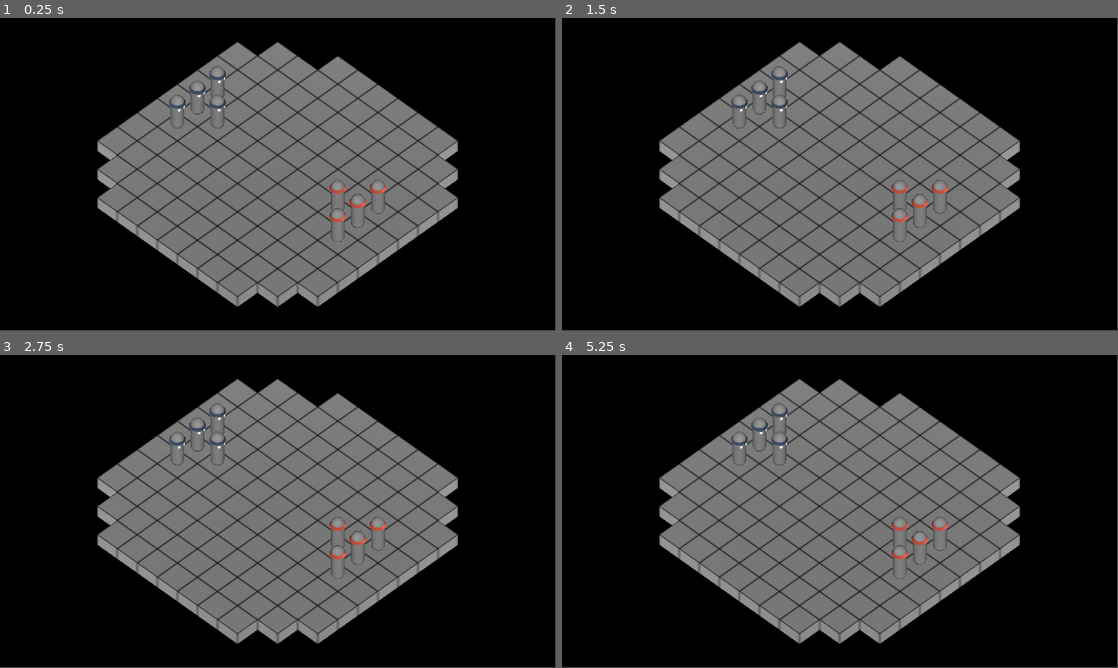
Above: before the commit, frames 1-4 (two rows, left to right).
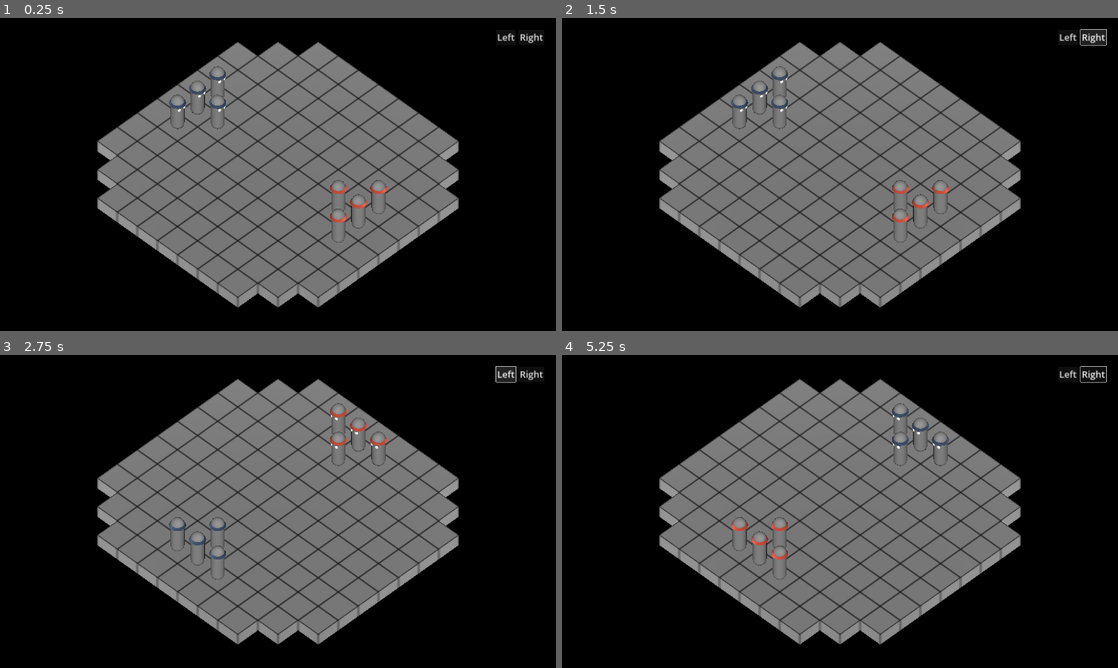
Above: after the commit, the same moments.

Repository: telmotrooper/meagre-tactics
Game: Godot game, scene res://main.tscn
Two runs of this game, one before a commit and one after it. Both use one fixed random seed, a clock stepped at 60 frames per second and the inputs below.
Inputs (mouse positions are in pixels of both pictures, inside the frame that each line leads up to):
- Up to frame 1 (0.25 s): no input
- Up to frame 2 (1.5 s): click (1067, 36) at 0.5 s, where only the run after the commit has a clickable "Left"; click (1090, 36) at 1.25 s, where only the run after the commit has a clickable "Right"
- Up to frame 3 (2.75 s): click (505, 373) at 2 s, where only the run after the commit has a clickable "Left"
- Up to frame 4 (5.25 s): click (1090, 373) at 2.75 s, where only the run after the commit has a clickable "Right"; click (1067, 373) at 3.5 s, where only the run after the commit has a clickable "Left"; click (1090, 373) at 4.25 s, where only the run after the commit has a clickable "Right"; tap Enter at 5 s; move the mouse to (962, 495) at 5.02 s; click (962, 495) at 5.17 s
In our replay, the window is 799x449 before the commit and 800x450 after it. These sizes can differ from the game's own. Grey fills any space a smaller window leaves; there, only what the larger window draws over its background counts as a difference.

The runs differ from the first frame. In frame 1, 2.9% of the frame differs, in the area x 17-98%, y 4-93%; in frame 2, 3.1%; in frame 3, 4.4%, in the area x 17-98%, y 3-93%; in frame 4, 4.3%.

Commit message:
camera can be rotated from ui (#6)
* added 'get_neighboring_tiles'

* added 'walk_to'

* added initial UI structure

* reorganizing directory structure

* added a camera pivot

* fixed missing tile in board

* camera can be rotated from ui

* switched stretch mode to 'canvas_items'

* font size and hboxcontainer separation defined

Diff:
--- a/board.tscn
+++ b/board.tscn
@@ -1,10 +1,11 @@
 [gd_scene load_steps=2 format=3 uid="uid://c7ss0ckdihwsf"]
 
-[ext_resource type="PackedScene" uid="uid://cys55hkbt2xbd" path="res://tiles/tile.tscn" id="1_ymon7"]
+[ext_resource type="PackedScene" uid="uid://cys55hkbt2xbd" path="res://tile/tile.tscn" id="1_ymon7"]
 
 [node name="Board" type="Node3D"]
 
 [node name="Tile" parent="." instance=ExtResource("1_ymon7")]
+transform = Transform3D(1, 0, 0, 0, 1, 0, 0, 0, 1, -3, 0, -5)
 
 [node name="Tile2" parent="." instance=ExtResource("1_ymon7")]
 transform = Transform3D(1, 0, 0, 0, 1, 0, 0, 0, 1, -2, 0, -5)
--- /dev/null
+++ b/camera_pivot.gd
@@ -0,0 +1,4 @@
+extends Node3D
+
+func rotate_camera(degrees: float) -> void:
+	rotation_degrees.y += degrees
--- a/main.tscn
+++ b/main.tscn
@@ -1,7 +1,8 @@
-[gd_scene load_steps=4 format=3 uid="uid://cm7b76vakvonu"]
+[gd_scene load_steps=5 format=3 uid="uid://cm7b76vakvonu"]
 
 [ext_resource type="PackedScene" uid="uid://c7ss0ckdihwsf" path="res://board.tscn" id="1_655q7"]
 [ext_resource type="PackedScene" uid="uid://bfr6ahl1msuvj" path="res://piece/piece.tscn" id="2_6erff"]
+[ext_resource type="Script" path="res://camera_pivot.gd" id="3_6mpia"]
 
 [sub_resource type="Environment" id="Environment_loftu"]
 background_mode = 1
@@ -42,13 +43,50 @@
 transform = Transform3D(1.31134e-07, 0, -1, 0, 1, 0, 1, 0, 1.31134e-07, 4, 1, -1)
 color = "red"
 
-[node name="Camera3D" type="Camera3D" parent="."]
+[node name="CameraPivot" type="Node3D" parent="."]
+script = ExtResource("3_6mpia")
+
+[node name="Camera3D" type="Camera3D" parent="CameraPivot"]
 transform = Transform3D(0.707107, -0.5, 0.5, 0, 0.707107, 0.707107, -0.707107, -0.5, 0.5, 3, 4.25, 3)
 projection = 1
 size = 11.0
 
-[node name="DirectionalLight3D" type="DirectionalLight3D" parent="."]
-transform = Transform3D(0.707107, -0.5, 0.5, 0, 0.707107, 0.707107, -0.707107, -0.5, 0.5, 0, 0, 0)
+[node name="DirectionalLight3D" type="DirectionalLight3D" parent="CameraPivot"]
+transform = Transform3D(0.707107, -0.5, 0.5, 0, 0.707107, 0.707107, -0.707107, -0.5, 0.5, 4, 5, 4)
 
 [node name="WorldEnvironment" type="WorldEnvironment" parent="."]
 environment = SubResource("Environment_loftu")
+
+[node name="Control" type="Control" parent="."]
+layout_mode = 3
+anchors_preset = 15
+anchor_right = 1.0
+anchor_bottom = 1.0
+grow_horizontal = 2
+grow_vertical = 2
+mouse_filter = 2
+
+[node name="MarginContainer" type="MarginContainer" parent="Control"]
+layout_mode = 1
+anchors_preset = 15
+anchor_right = 1.0
+anchor_bottom = 1.0
+grow_horizontal = 2
+grow_vertical = 2
+mouse_filter = 2
+
+[node name="HBoxContainer" type="HBoxContainer" parent="Control/MarginContainer"]
+layout_mode = 2
+size_flags_horizontal = 8
+size_flags_vertical = 0
+
+[node name="LeftButton" type="Button" parent="Control/MarginContainer/HBoxContainer"]
+layout_mode = 2
+text = "Left"
+
+[node name="RightButton" type="Button" parent="Control/MarginContainer/HBoxContainer"]
+layout_mode = 2
+text = "Right"
+
+[connection signal="pressed" from="Control/MarginContainer/HBoxContainer/LeftButton" to="CameraPivot" method="rotate_camera" binds= [-90.0]]
+[connection signal="pressed" from="Control/MarginContainer/HBoxContainer/RightButton" to="CameraPivot" method="rotate_camera" binds= [90.0]]
--- a/piece/piece.gd
+++ b/piece/piece.gd
@@ -12,3 +12,6 @@
 		$Headband.set_surface_override_material(0, blue_material)
 	elif color == "red":
 		$Headband.set_surface_override_material(0, red_material)
+
+func walk_to(tile: Tile) -> void:
+	print("%s walk to %s" % [name, tile])
--- a/piece/piece.tscn
+++ b/piece/piece.tscn
@@ -1,8 +1,8 @@
 [gd_scene load_steps=9 format=3 uid="uid://bfr6ahl1msuvj"]
 
 [ext_resource type="Script" path="res://piece/piece.gd" id="1_yopb6"]
-[ext_resource type="Material" uid="uid://bmo1xfx2vluua" path="res://piece/red_material.tres" id="2_52lg3"]
-[ext_resource type="Material" uid="uid://buqakypy8cde" path="res://piece/blue_material.tres" id="2_ov4dn"]
+[ext_resource type="Material" uid="uid://bmo1xfx2vluua" path="res://piece/materials/red_material.tres" id="2_52lg3"]
+[ext_resource type="Material" uid="uid://buqakypy8cde" path="res://piece/materials/blue_material.tres" id="2_ov4dn"]
 
 [sub_resource type="CapsuleMesh" id="CapsuleMesh_45inp"]
 radius = 0.25
--- a/project.godot
+++ b/project.godot
@@ -17,12 +17,17 @@
 
 [autoload]
 
-GameState="*res://game_state.gd"
+GameState="*res://autoload/game_state.gd"
 
 [display]
 
 window/size/viewport_width=1920
 window/size/viewport_height=1080
+window/stretch/mode="canvas_items"
+
+[gui]
+
+theme/custom="res://theme.tres"
 
 [layer_names]
 
--- /dev/null
+++ b/theme.tres
@@ -0,0 +1,9 @@
+[gd_resource type="Theme" format=3 uid="uid://brc2s1pdg7hdb"]
+
+[resource]
+Button/font_sizes/font_size = 32
+HBoxContainer/constants/separation = 10
+MarginContainer/constants/margin_bottom = 40
+MarginContainer/constants/margin_left = 40
+MarginContainer/constants/margin_right = 40
+MarginContainer/constants/margin_top = 40
--- a/tiles/hover_tile.tres
+++ b/tile/materials/hover_tile.tres
@@ -1,6 +1,6 @@
 [gd_resource type="StandardMaterial3D" load_steps=2 format=3 uid="uid://cktqb8xgbsw53"]
 
-[ext_resource type="Texture2D" uid="uid://bidr867v875ub" path="res://tiles/textures/hover_tile.png" id="1_ya23p"]
+[ext_resource type="Texture2D" uid="uid://bidr867v875ub" path="res://tile/textures/hover_tile.png" id="1_ya23p"]
 
 [resource]
 albedo_texture = ExtResource("1_ya23p")
--- a/tiles/tile.tres
+++ b/tile/materials/tile.tres
@@ -1,6 +1,6 @@
 [gd_resource type="StandardMaterial3D" load_steps=2 format=3 uid="uid://n437lsr7w31f"]
 
-[ext_resource type="Texture2D" uid="uid://bbi777l0mu50f" path="res://tiles/textures/tile.png" id="1_kako4"]
+[ext_resource type="Texture2D" uid="uid://bbi777l0mu50f" path="res://tile/textures/tile.png" id="1_kako4"]
 
 [resource]
 albedo_texture = ExtResource("1_kako4")
--- a/tiles/walk_tile.tres
+++ b/tile/materials/walk_tile.tres
@@ -1,6 +1,6 @@
 [gd_resource type="StandardMaterial3D" load_steps=2 format=3 uid="uid://cj0bs40tto217"]
 
-[ext_resource type="Texture2D" uid="uid://bp0dcpgmb55ku" path="res://tiles/textures/walk_tile.png" id="1_g3ute"]
+[ext_resource type="Texture2D" uid="uid://bp0dcpgmb55ku" path="res://tile/textures/walk_tile.png" id="1_g3ute"]
 
 [resource]
 albedo_texture = ExtResource("1_g3ute")
--- a/tile.gd
+++ b/tile/tile.gd
@@ -38,12 +38,14 @@
 		set_state(State.REGULAR)
 
 func _on_area_3d_input_event(_camera: Node, event: InputEvent, _event_position: Vector3, _normal: Vector3, _shape_idx: int) -> void:
-	if is_left_mouse_click(event) and has_piece():
-		GameState.selected_piece = get_piece()
-		get_tree().call_group("tiles", "reset_state")
-		for ray_cast in %RayCasts.get_children():
-			if ray_cast.get_collider() is TileArea3D:
-				ray_cast.get_collider().get_tile().set_as_walkable()
+	if is_left_mouse_click(event):
+		if has_piece(): # select piece
+			GameState.selected_piece = get_piece()
+			get_tree().call_group("tiles", "reset_state")
+			for tile in get_neighboring_tiles():
+				tile.set_as_walkable()
+		elif state == State.WALKABLE:
+			GameState.selected_piece.walk_to(self)
 
 func reset_state() -> void:
 	if state != State.HOVER:
@@ -52,3 +54,12 @@
 func set_as_walkable() -> void:
 	if not has_piece():
 		set_state(State.WALKABLE)
+
+func get_neighboring_tiles() -> Array[Tile]:
+	var result: Array[Tile] = []
+
+	for ray_cast in %RayCasts.get_children():
+		if ray_cast.get_collider() is TileArea3D:
+			result.append(ray_cast.get_collider().get_tile())
+
+	return result
--- a/tiles/tile.tscn
+++ b/tile/tile.tscn
@@ -1,10 +1,10 @@
 [gd_scene load_steps=7 format=3 uid="uid://cys55hkbt2xbd"]
 
-[ext_resource type="Material" uid="uid://n437lsr7w31f" path="res://tiles/tile.tres" id="1_58fmb"]
-[ext_resource type="Script" path="res://tile.gd" id="2_hh2o7"]
-[ext_resource type="Material" uid="uid://cktqb8xgbsw53" path="res://tiles/hover_tile.tres" id="3_b22hl"]
-[ext_resource type="Material" uid="uid://cj0bs40tto217" path="res://tiles/walk_tile.tres" id="4_h4u47"]
-[ext_resource type="Script" path="res://tiles/tile_area3d.gd" id="5_o0p71"]
+[ext_resource type="Material" uid="uid://n437lsr7w31f" path="res://tile/materials/tile.tres" id="1_58fmb"]
+[ext_resource type="Script" path="res://tile/tile.gd" id="2_hh2o7"]
+[ext_resource type="Material" uid="uid://cktqb8xgbsw53" path="res://tile/materials/hover_tile.tres" id="3_b22hl"]
+[ext_resource type="Material" uid="uid://cj0bs40tto217" path="res://tile/materials/walk_tile.tres" id="4_h4u47"]
+[ext_resource type="Script" path="res://tile/tile_area3d.gd" id="5_o0p71"]
 
 [sub_resource type="BoxShape3D" id="BoxShape3D_oybon"]
 size = Vector3(1, 0.5, 1)
@@ -28,10 +28,12 @@
 
 [node name="PieceDetector" type="RayCast3D" parent="."]
 unique_name_in_owner = true
+visible = false
 target_position = Vector3(0, 1, 0)
 
 [node name="RayCasts" type="Node3D" parent="."]
 unique_name_in_owner = true
+visible = false
 
 [node name="TopRayCast3D" type="RayCast3D" parent="RayCasts"]
 target_position = Vector3(0, 0, -1)
Renamed: game_state.gd -> autoload/game_state.gd
Renamed: piece/blue_material.tres -> piece/materials/blue_material.tres
Renamed: piece/red_material.tres -> piece/materials/red_material.tres
Renamed: tiles/textures/hover_tile.png -> tile/textures/hover_tile.png
Not shown, changed: tile/textures/hover_tile.png.import
Renamed: tiles/textures/tile.png -> tile/textures/tile.png
Not shown, changed: tile/textures/tile.png.import
Renamed: tiles/textures/walk_tile.png -> tile/textures/walk_tile.png
Not shown, changed: tile/textures/walk_tile.png.import
Renamed: tiles/tile_area3d.gd -> tile/tile_area3d.gd
